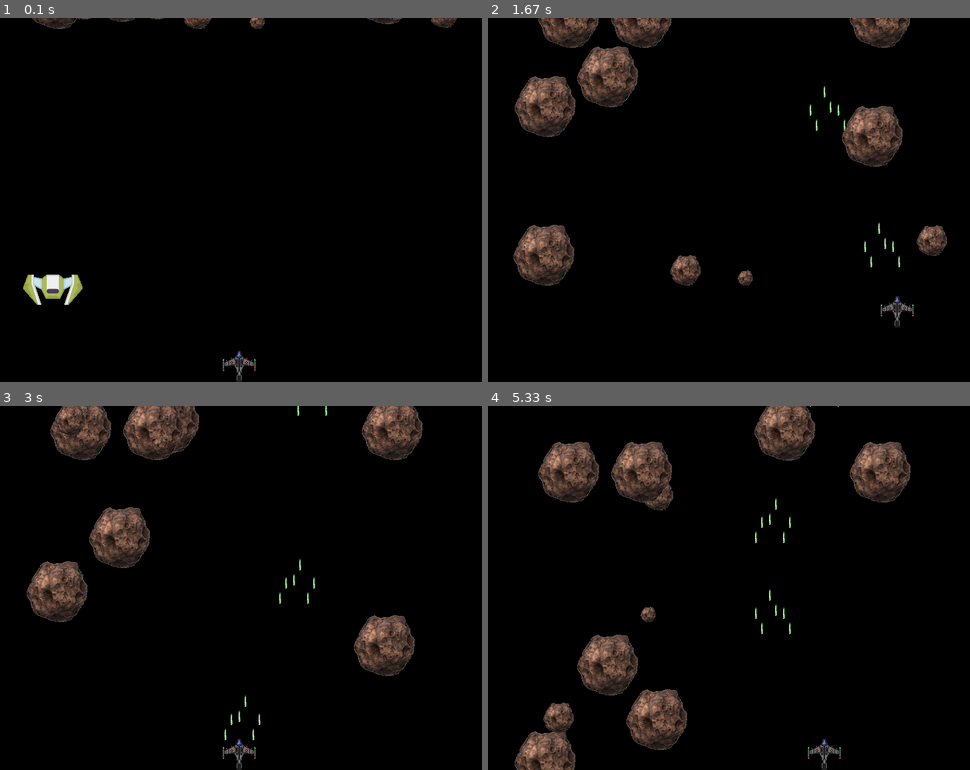
Above: before the commit, frames 1-4 (two rows, left to right).
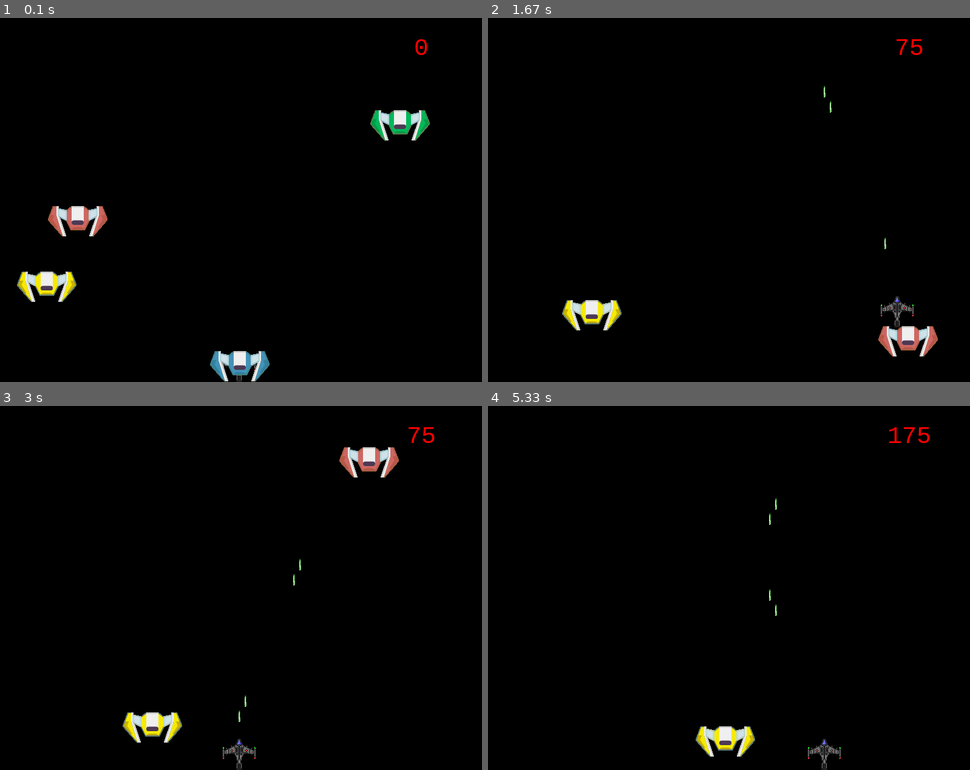
Above: after the commit, the same moments.

Repository: ValorianiO/Pygame-Curso
Game: pygame game, started from Juego2.py
The game is run twice, just before and just after one commit, with the same random seed, the same clock (stepped at 60 frames per second) and the same inputs.
Inputs:
- Up to frame 1 (0.1 s): no input
- Up to frame 2 (1.67 s): hold D 0.33-0.8 s; hold W 0.83-1.13 s; tap Space at 0.9, 1.23, 1.53 s; hold D 1.17-1.63 s
- Up to frame 3 (3 s): hold A 1.67-2.2 s; tap Space at 1.73, 2.03, 2.3, 2.63, 2.93 s; hold S 2.23-2.53 s; hold A 2.57-2.97 s
- Up to frame 4 (5.33 s): hold W 3-3.37 s; tap Space at 3.07, 3.47, 3.77, 4.13, 4.53, 4.83, 5.03 s; hold D 3.4-4.03 s; hold S 4.07-4.43 s; hold A 4.47-4.93 s; hold D from 4.97 s (still down)

The runs differ from the first frame. In frame 1, 3.6% of the frame differs, in the area x 3-95%, y 0-100%; in frame 2, 11%; in frame 3, 11%; in frame 4, 12%, in the area x 5-92%, y 0-100%.

Commit message:
sistema de puntuaciones y mostrar texto en pantalla

Diff:
--- a/Juego2.py
+++ b/Juego2.py
@@ -16,6 +16,12 @@
 
 h_fa2f2f= (250,47,47,)
 h_50d2fe= (94,210,254)
+
+consolas = pygame.font.match_font('consolas')
+times = pygame.font.match_font('times')
+arial  = pygame.font.match_font('arial')
+courier = pygame.font.match_font('courier')
+
 
 class Jugador(pygame.sprite.Sprite):
   def __init__(self):
@@ -47,8 +53,6 @@
        self.velocidad_y = 10
     if teclas[pygame.K_SPACE]:
        jugador.disparo()
-       jugador.disparo2()
-       jugador.disparo3()
 
     self.rect.x += self.velocidad_x
     self.rect.y += self.velocidad_y
@@ -67,25 +71,106 @@
   def disparo(self):
     bala = Disparos(self.rect.centerx, self.rect.top)
     balas.add(bala)
-  def disparo2(self):
+  '''def disparo2(self):
     bala = Disparos(self.rect.centerx + 23, self.rect.top + 30)
     balas.add(bala)
   def disparo3(self):
     bala = Disparos(self.rect.centerx - 23, self.rect.top + 30)
-    balas.add(bala)
-
-class Enemigos(pygame.sprite.Sprite):
-  def __init__(self):
-    super().__init__()
-    self.image = pygame.image.load("imagenes/enemigo.png").convert()
+    balas.add(bala)'''
+
+class EnemigosAmarillos(pygame.sprite.Sprite):
+  def __init__(self):
+    super().__init__()
+    self.image = pygame.image.load("imagenes/enemigo1.png").convert()
 
     self.rect = self.image.get_rect()
     self.image.set_colorkey(negro)
     self.radius = 48
     self.rect.x = random.randrange(ancho - self.rect.width)
     self.rect.y = random.randrange(alto - self.rect.height)
-    self.velocidad_x = random.randrange(1,10)
-    self.velocidad_y = random.randrange(1,10)
+    self.velocidad_x = random.randrange(1,3)
+    self.velocidad_y = random.randrange(1,3)
+
+  def  update(self):
+    self.rect.x += self.velocidad_x
+    self.rect.y += self.velocidad_y
+    if self.rect.left < 0:
+      self.velocidad_x += 1
+    if self.rect.right > ancho:
+      self.velocidad_x -= 1
+
+    if self.rect.bottom > alto:
+      self.velocidad_y -= 1
+
+    if self.rect.top < 0:
+      self.velocidad_y += 1
+
+class EnemigosVerdes(pygame.sprite.Sprite):
+  def __init__(self):
+    super().__init__()
+    self.image = pygame.image.load("imagenes/enemigo2.png").convert()
+
+    self.rect = self.image.get_rect()
+    self.image.set_colorkey(negro)
+    self.radius = 48
+    self.rect.x = random.randrange(ancho - self.rect.width)
+    self.rect.y = random.randrange(alto - self.rect.height)
+    self.velocidad_x = random.randrange(3,5)
+    self.velocidad_y = random.randrange(3,5)
+
+  def  update(self):
+    self.rect.x += self.velocidad_x
+    self.rect.y += self.velocidad_y
+    if self.rect.left < 0:
+      self.velocidad_x += 1
+    if self.rect.right > ancho:
+      self.velocidad_x -= 1
+
+    if self.rect.bottom > alto:
+      self.velocidad_y -= 1
+
+    if self.rect.top < 0:
+      self.velocidad_y += 1
+
+class EnemigosAzules(pygame.sprite.Sprite):
+  def __init__(self):
+    super().__init__()
+    self.image = pygame.image.load("imagenes/enemigo3.png").convert()
+
+    self.rect = self.image.get_rect()
+    self.image.set_colorkey(negro)
+    self.radius = 48
+    self.rect.x = random.randrange(ancho - self.rect.width)
+    self.rect.y = random.randrange(alto - self.rect.height)
+    self.velocidad_x = random.randrange(5,10)
+    self.velocidad_y = random.randrange(5,10)
+
+  def  update(self):
+    self.rect.x += self.velocidad_x
+    self.rect.y += self.velocidad_y
+    if self.rect.left < 0:
+      self.velocidad_x += 1
+    if self.rect.right > ancho:
+      self.velocidad_x -= 1
+
+    if self.rect.bottom > alto:
+      self.velocidad_y -= 1
+
+    if self.rect.top < 0:
+      self.velocidad_y += 1
+
+class EnemigosRojos(pygame.sprite.Sprite):
+  def __init__(self):
+    super().__init__()
+    self.image = pygame.image.load("imagenes/enemigo4.png").convert()
+
+    self.rect = self.image.get_rect()
+    self.image.set_colorkey(negro)
+    self.radius = 48
+    self.rect.x = random.randrange(ancho - self.rect.width)
+    self.rect.y = random.randrange(alto - self.rect.height)
+    self.velocidad_x = random.randrange(10,15)
+    self.velocidad_y = random.randrange(10,15)
 
   def  update(self):
     self.rect.x += self.velocidad_x
@@ -141,30 +226,38 @@
       self.rect.y = -self.rect.width
       self.velocidad_y = random.randrange(1,10)
 
-
-
 pygame.init()
 pantalla = pygame.display.set_mode((ancho, alto))
+
+puntuacion = 0
+
+def muestra_texto(pantalla, fuente, texto, color, dimensiones, x, y):
+  tipo_letra = pygame.font.Font(fuente, dimensiones)
+  superficie = tipo_letra.render(texto, True, color)
+  rectangulo = superficie.get_rect()
+  rectangulo.center = (x, y)
+  pantalla.blit(superficie, rectangulo)
+
+
+
 pygame.display.set_caption("Trabajando con sprites")
 clock = pygame.time.Clock()
 
 sprites =pygame.sprite.Group()
-enemigos =pygame.sprite.Group()
+enemigos_amarillos=pygame.sprite.Group()
+enemigos_verdes=pygame.sprite.Group()
+enemigos_azules=pygame.sprite.Group()
+enemigos_rojos=pygame.sprite.Group()
 balas = pygame.sprite.Group()
 meteoritos = pygame.sprite.Group()
 
 
-enemigo = Enemigos()
-enemigos.add(enemigo)
-
-
-
 jugador = Jugador()
 sprites.add(jugador)
 
-for x in range (10):
+'''for x in range (10):
   meteorito = Meteoritos()
-  meteoritos.add(meteorito)
+  meteoritos.add(meteorito)'''
 
 ejecutando = True
 
@@ -175,26 +268,55 @@
       ejecutando = False
 
   sprites.update()
-  enemigos.update()
+  enemigos_amarillos.update()
+  enemigos_azules.update()
+  enemigos_verdes.update()
+  enemigos_rojos.update()
   balas.update()
   meteoritos.update()
 
-  colision_nave = pygame.sprite.spritecollide(jugador, meteoritos, False, pygame.sprite.collide_circle)
-  colision_disparos = pygame.sprite.groupcollide(meteoritos, balas, False, False)
-
-  if colision_nave or colision_disparos:
-    enemigo.image = pygame.image.load("imagenes/explosion.png")
-    enemigo.velocidad_y += 20
-  elif enemigo.rect.top > alto:
-    enemigo.kill()
+  colision_disparos_amarillos = pygame.sprite.groupcollide(enemigos_amarillos, balas, True, True, pygame.sprite.collide_circle)
+  colision_disparos_verdes = pygame.sprite.groupcollide(enemigos_verdes, balas, True, True, pygame.sprite.collide_circle)
+  colision_disparos_azules = pygame.sprite.groupcollide(enemigos_azules, balas, True, True, pygame.sprite.collide_circle)
+  colision_disparos_rojos= pygame.sprite.groupcollide(enemigos_rojos, balas, True, True, pygame.sprite.collide_circle)
+
+  if colision_disparos_amarillos:
+    puntuacion += 10
+
+  if colision_disparos_verdes:
+    puntuacion += 25
+
+  if colision_disparos_azules:
+    puntuacion += 50
+
+  if colision_disparos_rojos:
+    puntuacion += 100
+
+  if not enemigos_amarillos and not enemigos_verdes and not enemigos_azules and not enemigos_rojos:
+    enemigo1 = EnemigosAmarillos()
+    enemigos_amarillos.add(enemigo1)
+
+    enemigo2 = EnemigosVerdes()
+    enemigos_verdes.add(enemigo2)
+
+    enemigo3 = EnemigosAzules()
+    enemigos_azules.add(enemigo3)
+
+    enemigo4 = EnemigosRojos()
+    enemigos_rojos.add(enemigo4)
 
 
   pantalla.fill(negro)
   sprites.draw(pantalla)
-  enemigos.draw(pantalla)
+  enemigos_amarillos.draw(pantalla)
+  enemigos_verdes.draw(pantalla)
+  enemigos_azules.draw(pantalla)
+  enemigos_rojos.draw(pantalla)
   balas.draw(pantalla)
   meteoritos.draw(pantalla)
+  muestra_texto(pantalla, consolas, str(puntuacion), rojo, 40,700, 50)
   pygame.display.flip()
 
 
+
 pygame.quit()
Binary file added: imagenes/enemigo1.png
Binary file added: imagenes/enemigo2.png
Binary file added: imagenes/enemigo3.png
Binary file added: imagenes/enemigo4.png
